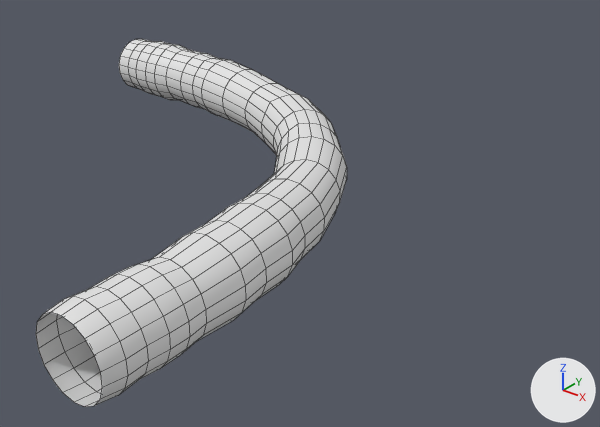
A saved change to the FBX model Assets/Prefabs/Game Pieces/Tube 3.fbx.
The view is the same before and after, from a 50 mm lens placed at (5.09, -8.07, 3.43), pointed at (-0.3, -1.34, -0.74). Lighting does not change. The marker at lower right points along +X, +Y and +Z. Mesh edges are drawn as thin lines. Where no turn or scale is listed for an object, it has been applied to the vertices.

Before the edit, the objects in view are built like this:
```python
me_mesh = bpy.data.meshes.new('Mesh')
me_mesh.from_pydata(...)  # 306 vertices, 288 faces; spans x -2.36..2.36, y -2.36..2.36, z -0.41..0.41
me_mesh_001 = bpy.data.meshes.new('Mesh.001')
me_mesh_001.from_pydata(...)  # 108 vertices, 90 faces; spans x -0.5..0.5, y -0.393..0.393, z -0.4..0.4
me_mesh_002 = bpy.data.meshes.new('Mesh.002')
me_mesh_002.from_pydata(...)  # 108 vertices, 90 faces; spans x -0.387..0.387, y -0.5..0.5, z -0.393..0.393
ob_curva = bpy.data.objects.new('Curva', me_mesh)
ob_curva.location = (-1.139, -2.002, 0.0)
ob_recta1 = bpy.data.objects.new('Recta1', me_mesh_002)
ob_recta1.location = (0.859, -4.859, 0.0)
ob_recta2 = bpy.data.objects.new('Recta2', me_mesh_001)
ob_recta2.location = (-4.0, 0.0, 0.0)
```
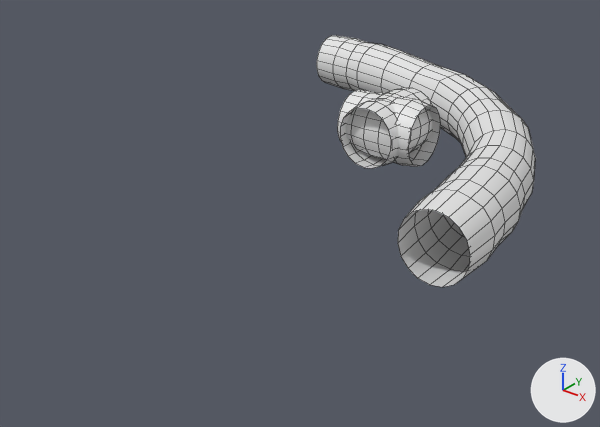
Where the newer file only moved an object's origin or applied its transform, the numbers keep the older frame.

What the commit changed:
me_mesh has 306 vertices, 288 faces and spans x -2.36..2.36, y -2.36..2.36, z -0.41..0.41.
me_mesh is used by ob_curva; location (-1.139, -2.002, 0.0).
me_mesh part 2: the whole mesh is moved by (1.14, 2.0, 0.0).
me_mesh_001 has 108 vertices, 90 faces and spans x -0.5..0.5, y -0.393..0.393, z -0.4..0.4.
me_mesh_001 is used by ob_recta2; location (-4.0, 0.0, 0.0).
me_mesh_001 part 1: the whole mesh is moved by (4.0, 0.0, 0.0).
me_mesh_002 has 108 vertices, 90 faces and spans x -0.387..0.387, y -0.5..0.5, z -0.393..0.393.
me_mesh_002 is used by ob_recta1; location (0.859, -4.859, 0.0).
me_mesh_002 part 3: the whole mesh is moved by (-0.859, 4.859, 0.0).

Pixel boxes (x1, y1, x2, y2) of what changed, in the pictures (600 x 427 px):
'Curva', mesh moved: before (151, 50, 347, 340); after (317, 35, 535, 287)
'Recta1', mesh moved: before (36, 257, 207, 407); after (340, 88, 433, 168)
'Recta2', mesh moved: before (119, 39, 189, 100); after (337, 89, 441, 166)
